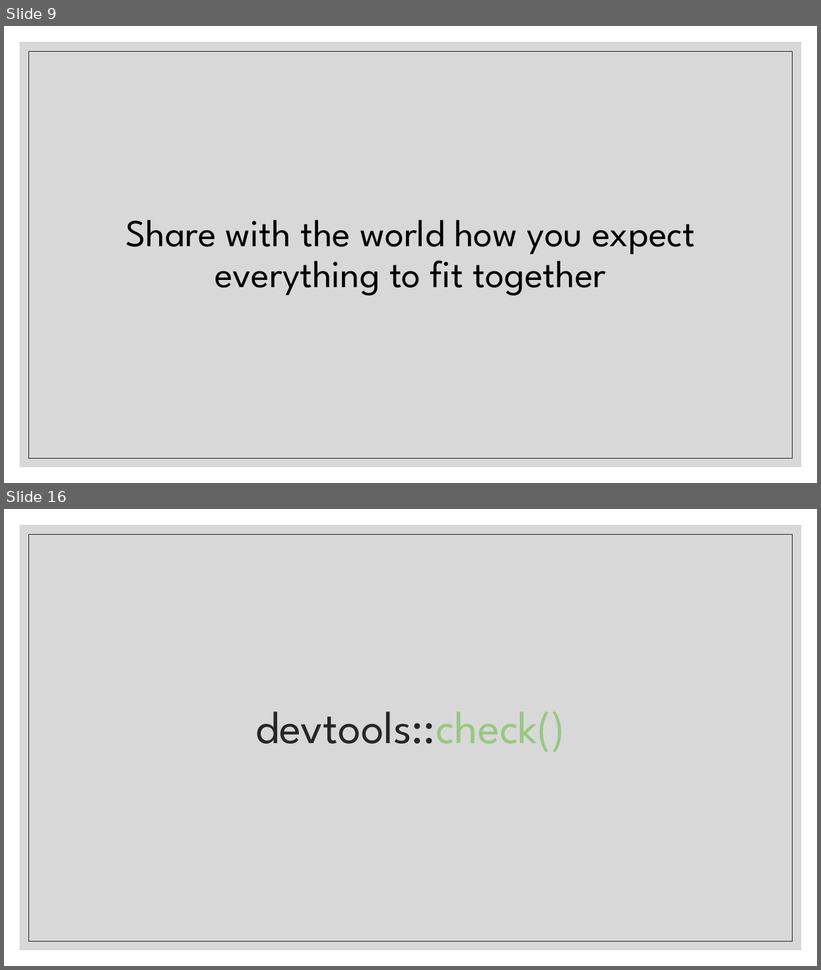
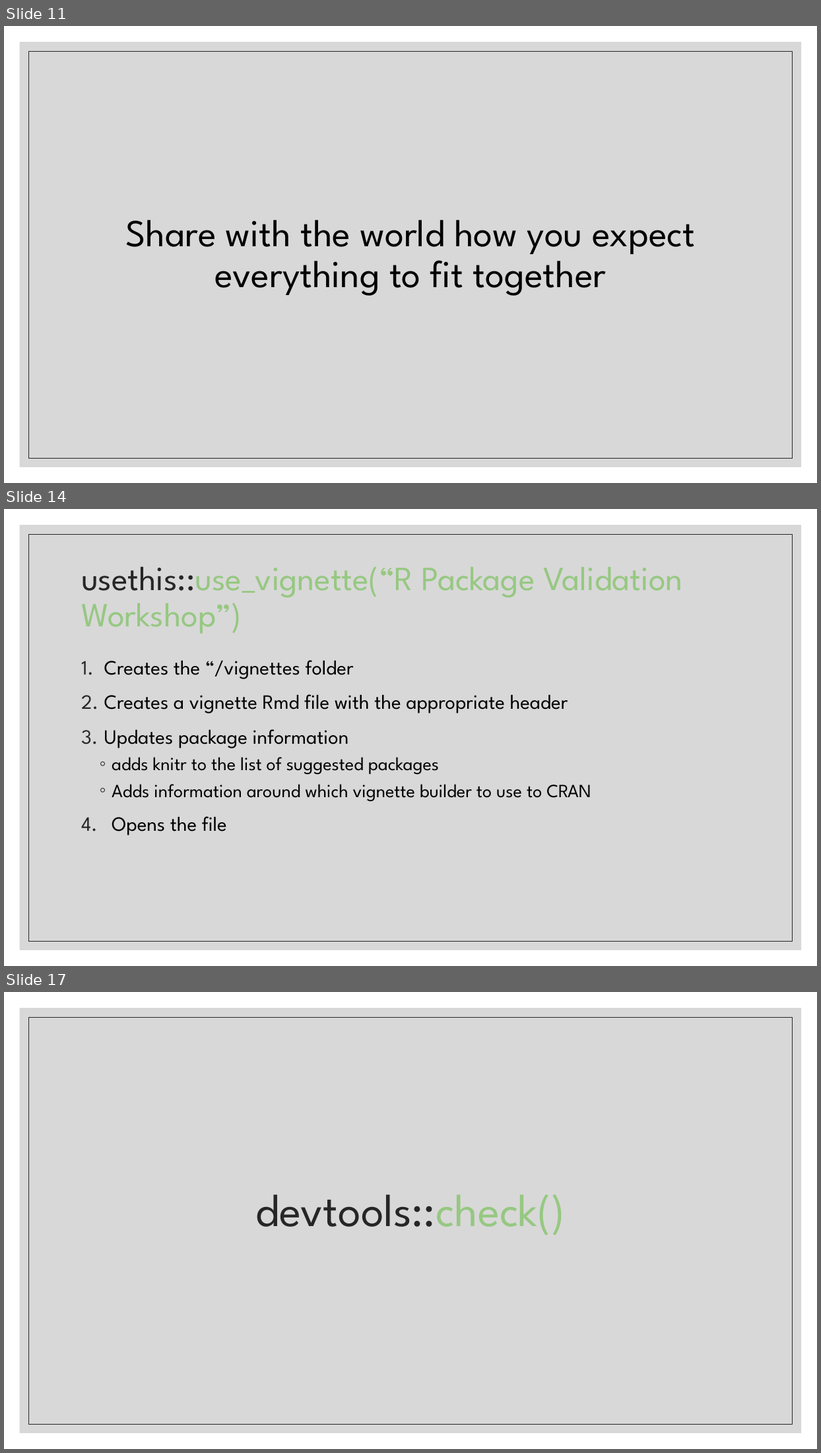
Before and after one commit to FredHutch/R_Package_Validation_Tutorial, a slide deck: Slides/Slides-02-Package_Elements_and_Structure/Slides-02-02-Package Documentation/Slides-02-02-Package_Documentation.pptx. Shown one above the other, each under a label of ours: slides 9 and 16 before the commit, slides 11, 14 and 17 after it; the slides between them are not shown. The pictures are 821x970 and 821x1453 pixels, drawn with LibreOffice and Linux fonts; fonts in the diff are those of the drawing. Boxes give left, top, right and bottom in pixels: in the first picture for what was removed or moved away, otherwise in the second. Text is boxed around its words. In the diff, an @@ line names an element or a change of style, - is before the commit and + after.

Commit message:
complete draft of S-02-02-Package Documentation

```diff
--- a/Slides/Slides-02-Package_Elements_and_Structure/Slides-02-02-Package Documentation/Slides-02-02-Package_Documentation.pptx
+++ b/Slides/Slides-02-Package_Elements_and_Structure/Slides-02-02-Package Documentation/Slides-02-02-Package_Documentation.pptx
@@ slide 14 added at (4, 509, 817, 966), background #FFFFFF; not listed: 2 template elements that a slide beside it also shows @@
@@ title added at (81, 566, 683, 634), 40 pt, text #96C881 @@
+usethis::use_vignette(“R Package Validation Workshop”)
@@ text added at (104, 660, 591, 836), 24 pt, text #000000 @@
+1. Creates the “/vignettes folder
+2. Creates a vignette Rmd file with the appropriate header
+3. Updates package information
+  ◦ adds knitr to the list of suggested packages
+  ◦ Adds information around which vignette builder to use to CRAN
+4. Opens the file
@@ what was slide 9 is now slide 11 @@
@@ what was slide 16 is now slide 17 @@
```
Also in this commit, not shown: 3 slides changed, 7 other slides added, 6 slides removed, 1 other file.
